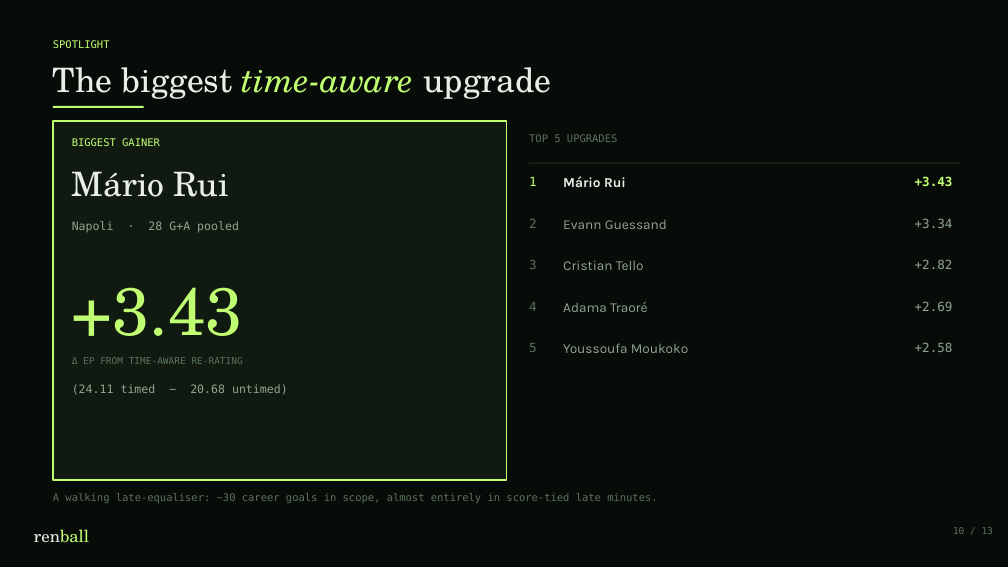
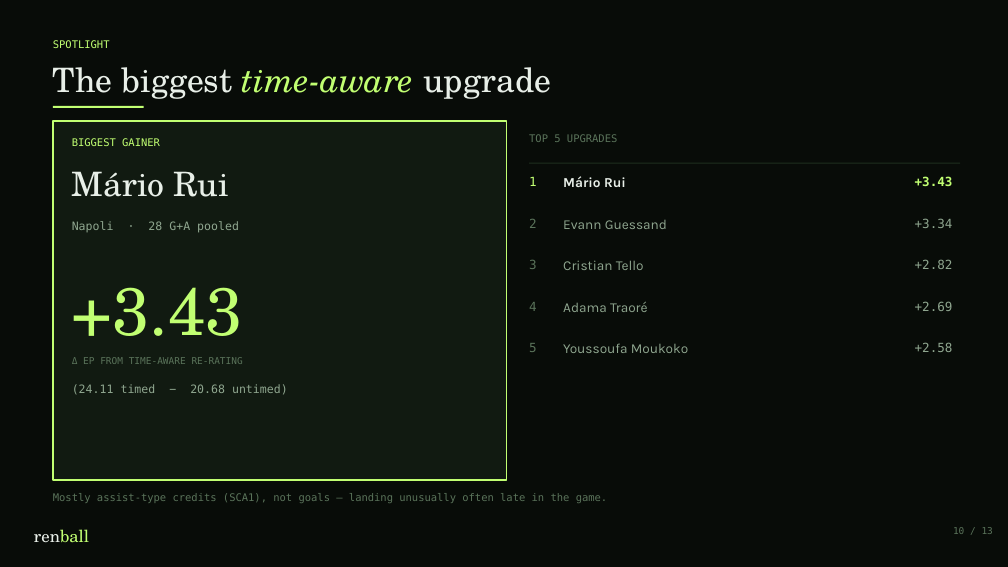
Before and after one commit to koeymenc/renball, a slide deck: slide 10 of projects/02-points-by-gamestate/slides.pptx. Drawn at 1008x567 pixels with LibreOffice and Linux fonts; fonts in the diff are those of the drawing. Boxes give left, top, right and bottom in pixels: in the first picture for what was removed or moved away, otherwise in the second. Text is boxed around its words. In the diff, an @@ line names an element or a change of style, - is before the commit and + after.

```diff
--- a/projects/02-points-by-gamestate/slides.pptx
+++ b/projects/02-points-by-gamestate/slides.pptx
@@ text at (x1=53, y1=493, x2=608, y2=503): text changed @@
-A walking late-equaliser: ~30 career goals in scope, almost entirely in score-tied late minutes.
+Mostly assist-type credits (SCA1), not goals — landing unusually often late in the game.
```
Also in this commit, not shown: 4 other slides changed, 31 other files.
